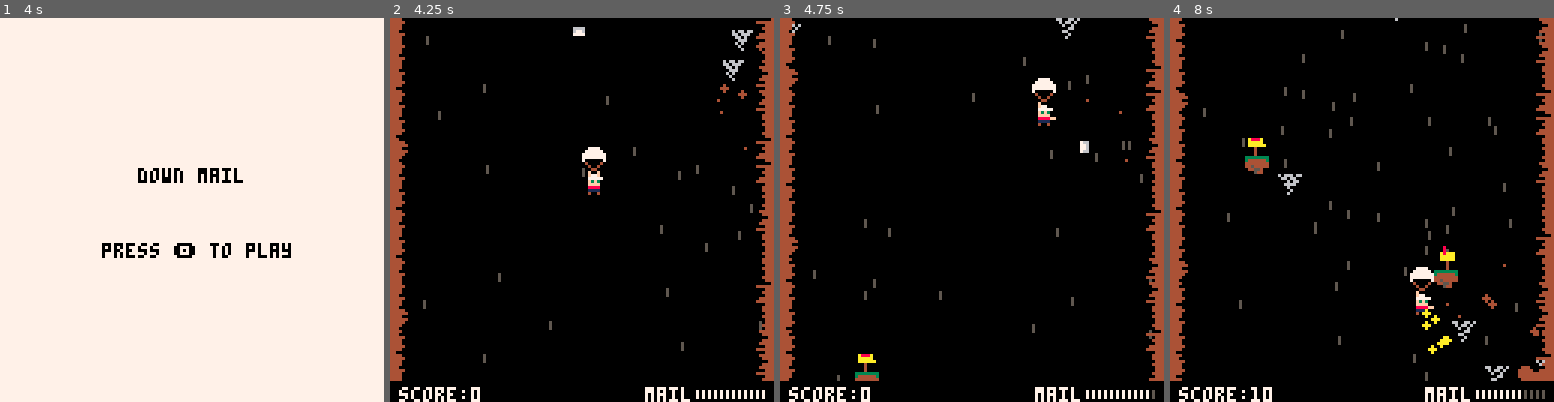
Above: before the commit, frames 1-4 (left to right).
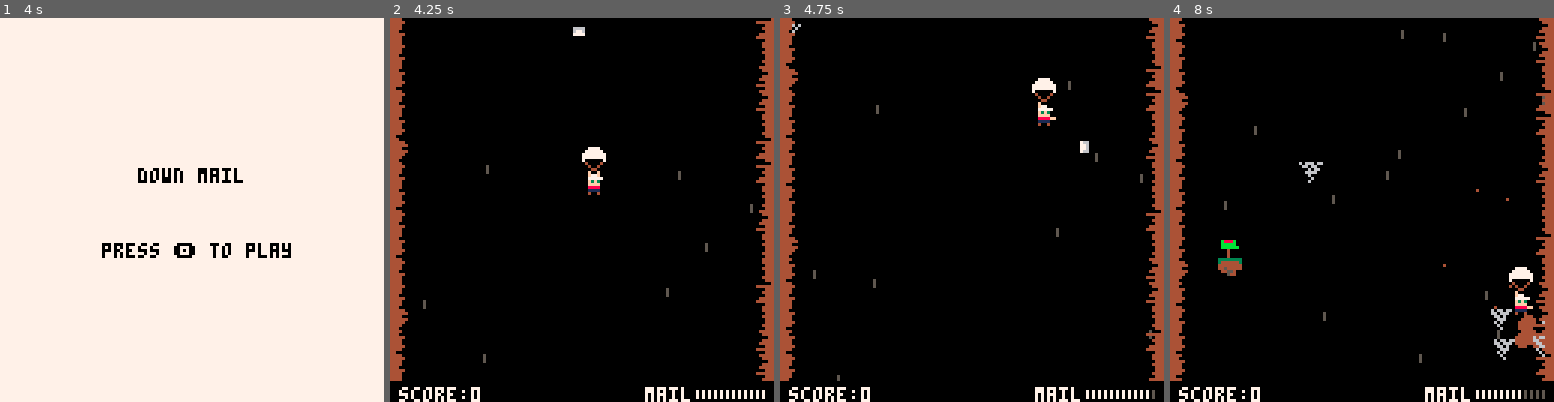
Above: after the commit, the same moments.

Repository: sugarvoid/down-mail
Game: PICO-8 cartridge down_mail.p8
Same seed, same stepped clock (60 frames per second), same inputs: the game is played once before the commit and once after it.
Inputs:
- Up to frame 1 (4 s): tap X (X key) at 0.33, 1.07, 1.85, 2.97 s; tap O (Z key) at 0.7, 1.7, 2.1, 2.5, 2.9, 3.3, 3.7 s; hold Right 1.6-2.1 s; hold Up 2.15-2.42 s; hold Right 2.47-3.03 s; hold Left 3.08-3.58 s; hold Down 3.63-3.97 s
- Up to frame 2 (4.25 s): hold Right from 4.02 s (still down); tap X (X key) at 4.08 s; tap O (Z key) at 4.1 s
- Up to frame 3 (4.75 s): tap O (Z key) at 4.5 s; release Right at 4.68 s; hold Up from 4.73 s (still down)
- Up to frame 4 (8 s): tap O (Z key) every 0.4 s from 4.9 to 7.7 s; release Up at 5.03 s; hold Left 5.08-5.68 s; tap X (X key) at 5.2, 6.32, 7.43 s; hold Down 5.73-6.03 s; hold Right 6.08-6.58 s; hold Right 6.63-7.13 s; hold Up 7.18-7.45 s; hold Right from 7.5 s (still down)

Frame 1 is identical in both runs. In frame 2, 0.6% of the frame differs, in the area x 9-99%, y 3-87%; in frame 3, 0.6%; in frame 4, 4.7%, in the area x 8-98%, y 0-100%.

Commit message:
Fix bug with wind not showing on next day

Diff:
--- a/src/mailbox.lua
+++ b/src/mailbox.lua
@@ -15,7 +15,7 @@
     _mb.damaged = false
     _mb.dir = 0
     _mb.dx = 1.3
-    _mb.speed = rnd({ 0.5, 0.7, 0.9 })
+    _mb.speed = rnd({0.7, 0.9, 1.4 })
 
 
 
--- a/src/main.lua
+++ b/src/main.lua
@@ -64,6 +64,7 @@
 end
 
 function restart_game()
+    spawner:reset()
     set_customers()
     score = 0
     init_wind()
@@ -302,6 +303,9 @@
 function draw_postday()
     cls(0)
 
+    all_particles = {}
+    letters = {}
+
     print("deliveries: "..deliveries_left, 20, 40, 7)
     print("customers: " .. deliveries[1], 20, 48, 7)
     print("non-customers: "..deliveries[2], 20, 48+8, 7)
@@ -382,6 +386,7 @@
     deliveries_left = 10 --TODO: Maybe increase as the week goes on
     day += 1
     g_state = gamestates.post_day
+    init_wind()
 
 end
 
--- a/src/package.lua
+++ b/src/package.lua
@@ -34,7 +34,7 @@
 end
 
 function spawn_package()
-    if p1.letters < p1.max_letter / 3 then
+    if p1.letters < p1.max_letter / 6 then
         new_package = package:new()
         new_package.x = rnd(avil_yx)
         add(objects.front, new_package)
